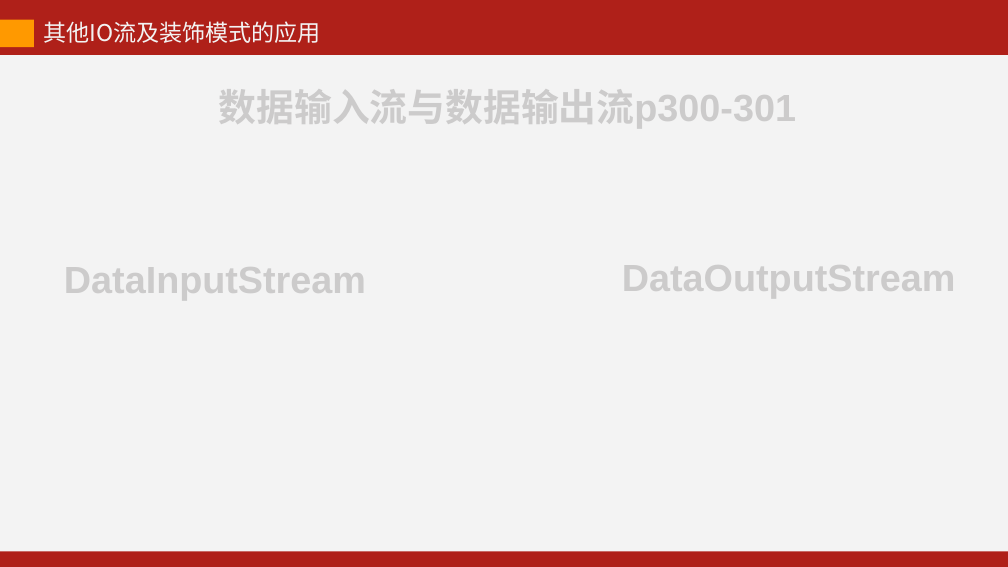
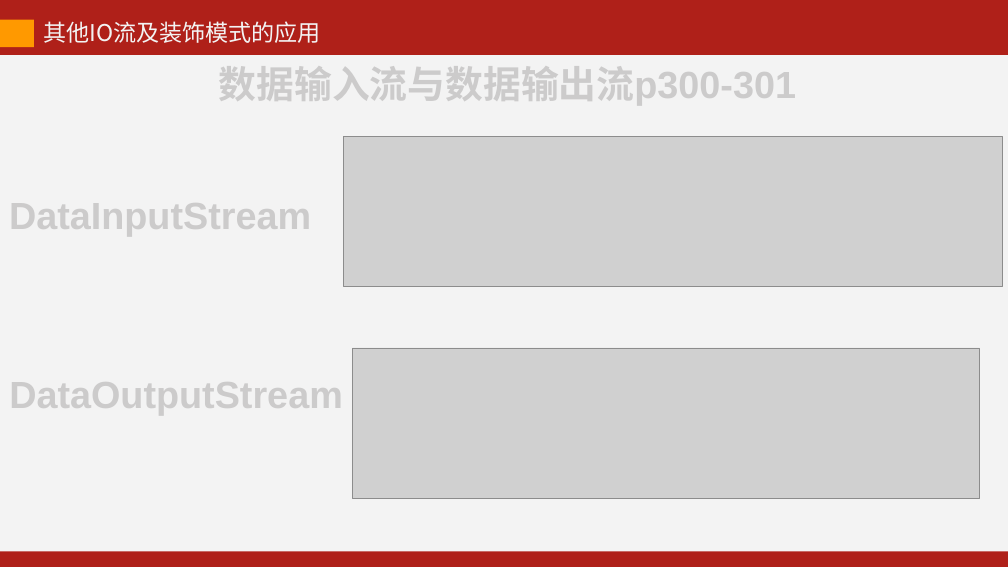
Before and after one commit to kevinjoyce/JavaCourseWare, a slide deck: slide 7 of PPT/每次课PPT/12 IO（输入输出）-2.pptx. Drawn at 1008x567 pixels with LibreOffice and Linux fonts; fonts in the diff are those of the drawing; grey boxes stand for pictures. Boxes give left, top, right and bottom in pixels: in the first picture for what was removed or moved away, otherwise in the second. Text is boxed around its words. In the diff, an @@ line names an element or a change of style, - is before the commit and + after.

```diff
--- a/PPT/每次课PPT/12 IO（输入输出）-2.pptx
+++ b/PPT/每次课PPT/12 IO（输入输出）-2.pptx
@@ text "数据输入流与数据输出流p300-301": place and size @@
-text "数据输入流与数据输出流p300-301" at (219, 78, 796, 133)
+text "数据输入流与数据输出流p300-301" at (219, 55, 796, 110)
@@ picture added at (343, 136, 1002, 286) @@
@@ text "DataInputStream": place and size @@
-text "DataInputStream" at (64, 259, 366, 301)
+text "DataInputStream" at (9, 196, 311, 238)
@@ picture added at (352, 348, 979, 498) @@
@@ text "DataOutputStream": place and size @@
-text "DataOutputStream" at (622, 257, 956, 299)
+text "DataOutputStream" at (9, 374, 343, 416)
```
Also in this commit, not shown: 7 other slides changed, 5 slides added, 9 other files.
